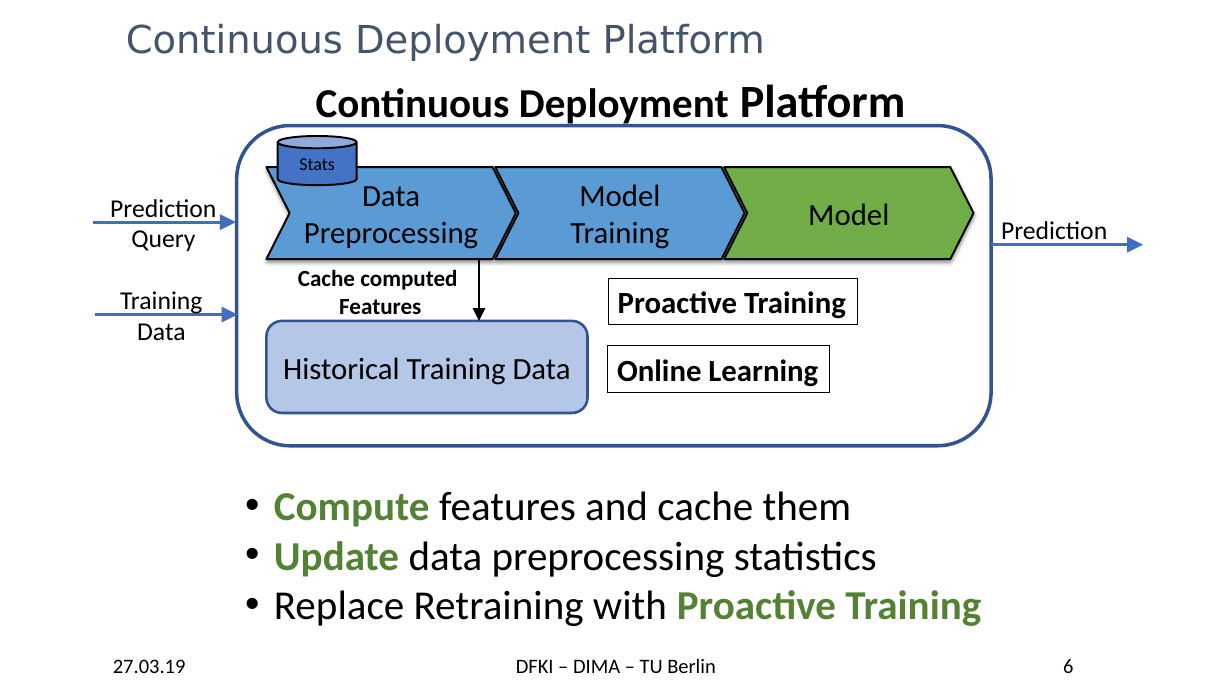
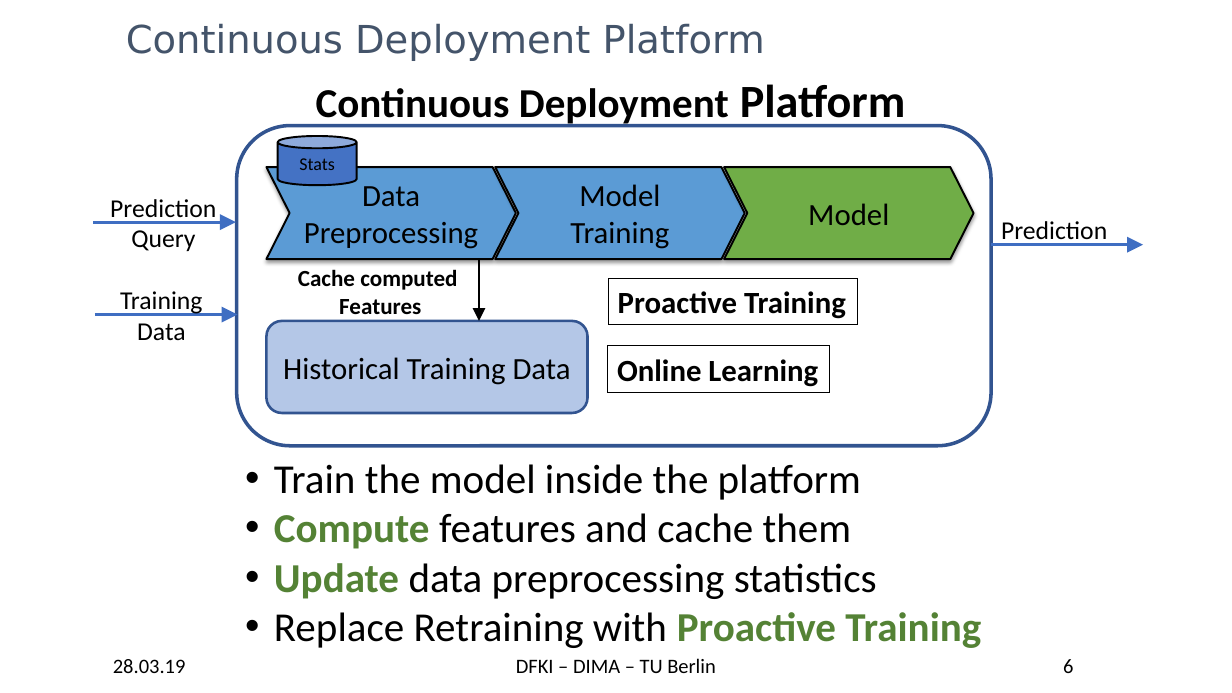
Before and after one commit to TU-Berlin-DIMA/continuous-pipeline-deployment, a slide deck: slide 6 of slides/edbt-2019/edbt-2019.pptx. Drawn at 1232x693 pixels with LibreOffice and Linux fonts; fonts in the diff are those of the drawing; background and template pictures are left out. Boxes give left, top, right and bottom in pixels: in the first picture for what was removed or moved away, otherwise in the second. Text is boxed around its words. In the diff, an @@ line names an element or a change of style, - is before the commit and + after.

```diff
--- a/slides/edbt-2019/edbt-2019.pptx
+++ b/slides/edbt-2019/edbt-2019.pptx
@@ text "Train the model inside the ..." moved from (x1=274, y1=491, x2=981, y2=626) to (x1=274, y1=464, x2=981, y2=648) @@
@@ text at (x1=274, y1=464, x2=861, y2=500): paragraph added @@
+• Train the model inside the platform
@@ text at (x1=113, y1=659, x2=186, y2=673): text changed @@
-27.03.19
+28.03.19
```
Also in this commit, not shown: 32 other slides changed.
